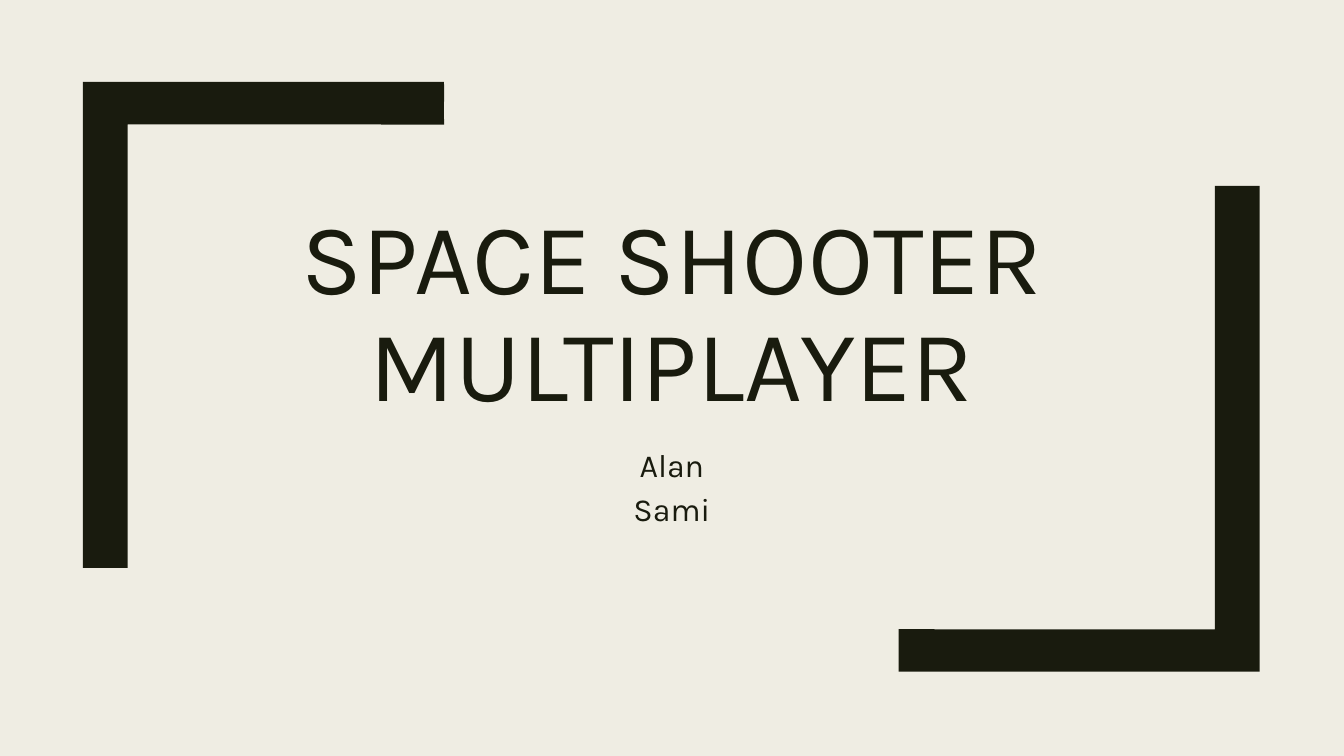
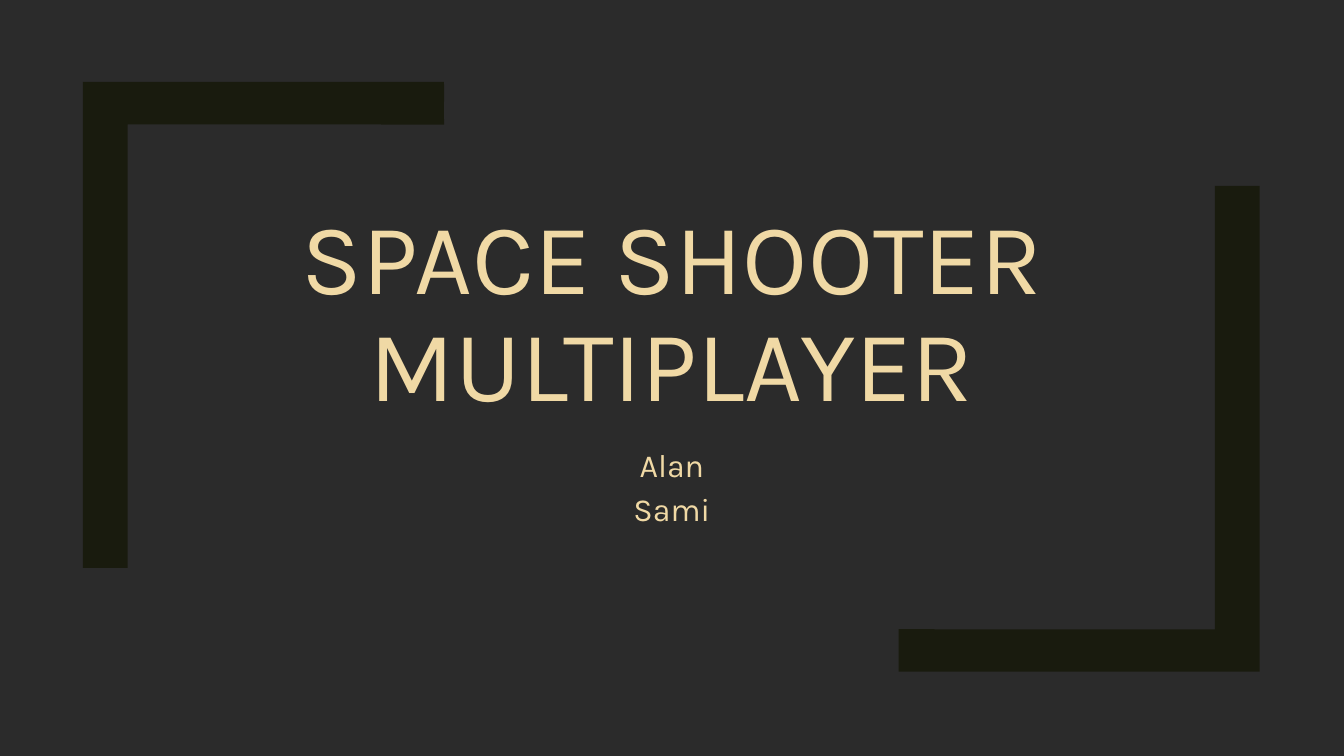
Before and after one commit to comedianhhh/SpaceShooterMP, a slide deck: slide 1 of NetworkAsgn2.pptx. Drawn at 1344x756 pixels with LibreOffice and Linux fonts; fonts in the diff are those of the drawing; background and template pictures are left out; a plain dark background stands for a picture behind light text. Boxes give left, top, right and bottom in pixels: in the first picture for what was removed or moved away, otherwise in the second. Text is boxed around its words. In the diff, an @@ line names an element or a change of style, - is before the commit and + after.

```diff
--- a/NetworkAsgn2.pptx
+++ b/NetworkAsgn2.pptx
@@ background #EFEDE3 to picture (left out) @@
@@ title "SPACE SHOOTER MULTIPLAYER" at [302, 229, 1042, 402]: text colour #191B0E to #F0D9A5 @@
@@ subtitle "Alan" at [633, 455, 710, 522]: text colour #191B0E to #F0D9A5 @@
```
Also in this commit, not shown: 6 other slides changed, 11 slides added, 1 slide removed, 5 other files.
